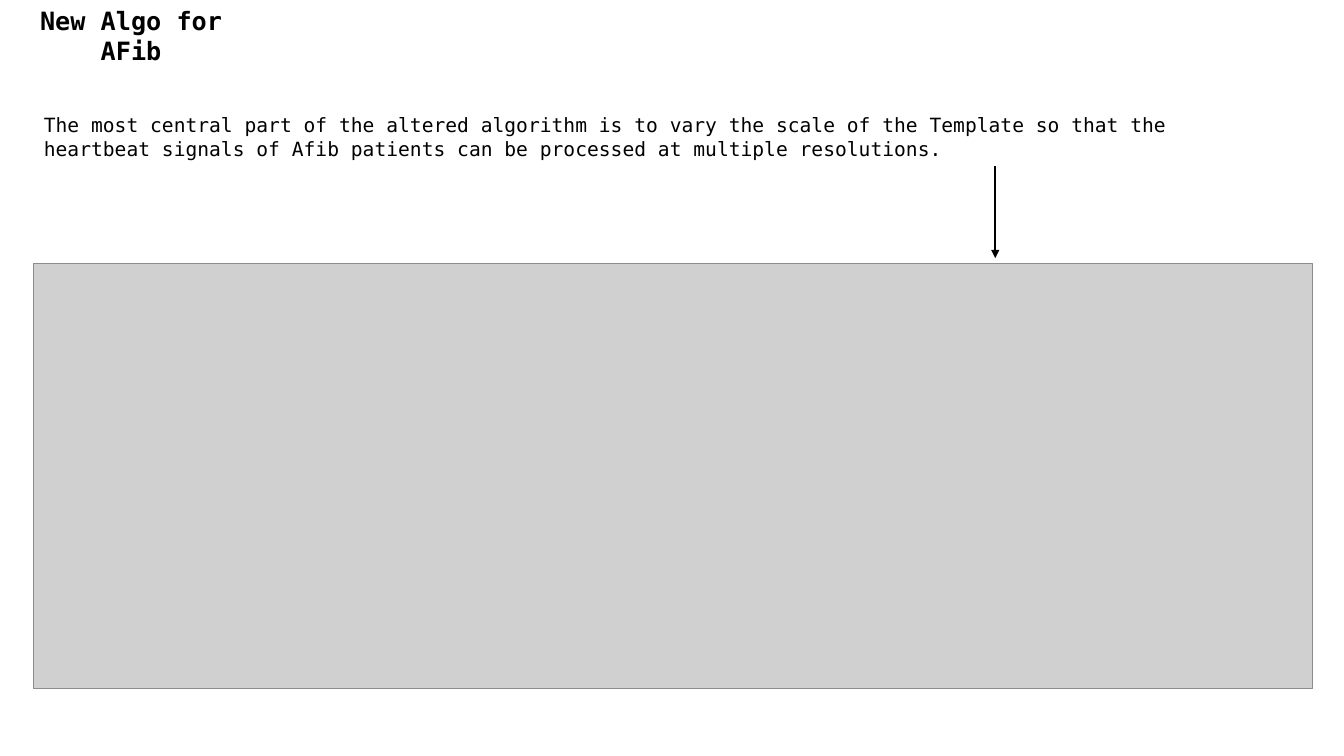
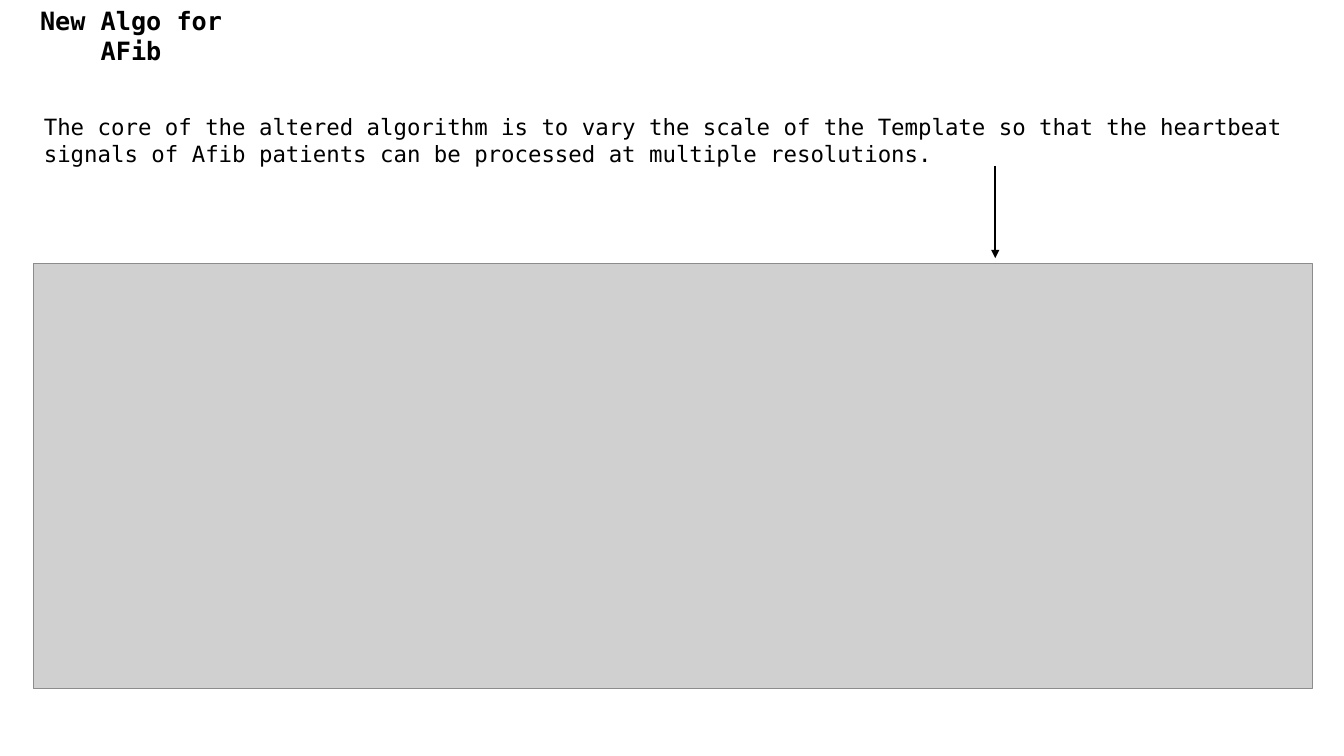
Before and after one commit to A-Big-Tortoise/Presentation, a slide deck: slide 5 of Presentation_0415_JiayuChen.pptx. Drawn at 1344x756 pixels with LibreOffice and Linux fonts; fonts in the diff are those of the drawing; grey boxes stand for pictures. Boxes give left, top, right and bottom in pixels: in the first picture for what was removed or moved away, otherwise in the second. Text is boxed around its words. In the diff, an @@ line names an element or a change of style, - is before the commit and + after.

```diff
--- a/Presentation_0415_JiayuChen.pptx
+++ b/Presentation_0415_JiayuChen.pptx
@@ text at box(44, 118, 1281, 167): text changed; size 14 to 16 pt @@
-The most central part of the altered algorithm is to vary the scale of the Template so that the heartbeat signals of Afib patients can be processed at multiple resolutions.
+The core of the altered algorithm is to vary the scale of the Template so that the heartbeat signals of Afib patients can be processed at multiple resolutions.
```
Also in this commit, not shown: 5 other slides changed, 7 other files.
